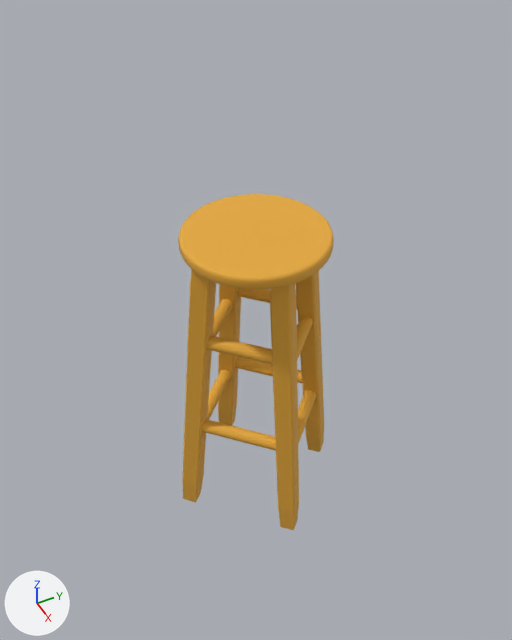
One commit to the Blender file models/stool.blend: the scene before it, then after it.
Camera for both pictures: a camera (50 mm lens) standing at (0.864, -0.432, 0.943) and looking at (-0.051, 0.026, 0.078). Every picture has the same lights, and +X, +Y and +Z are marked at lower left.
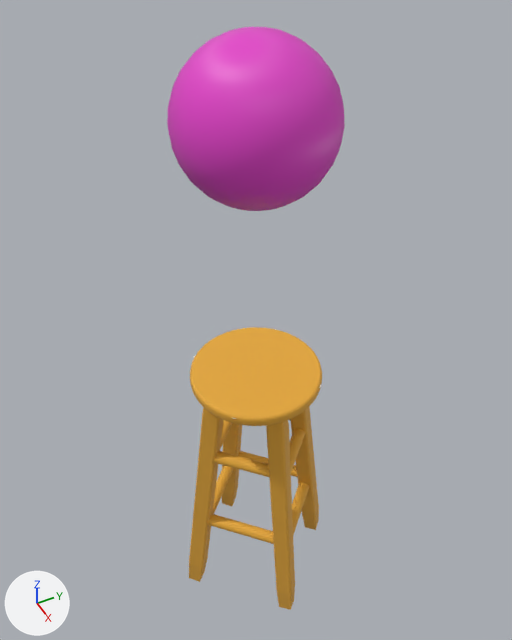
Commit message: stool with bouncing ball

The change, as a diff of the scene's bpy script:
```diff
--- a/models/stool.blend.py
+++ b/models/stool.blend.py
@@ me_plane @@
+me_plane.from_pydata([(-0.75, -0.75, 0.0), (0.75, -0.75, 0.0), (-0.75, 0.75, 0.0), (0.75, 0.75, 0.0), (-1.0, 0.0, 0.0), (0.0, -1.0, 0.0), (1.0, 0.0, 0.0), (0.0, 1.0, 0.0), (0.0, 0.0, 0.0)], [], [(8, 6, 3, 7), (4, 8, 7, 2), (0, 5, 8, 4), (5, 1, 6, 8)])
@@ ob_cylinder @@
 ob_cylinder = bpy.data.objects.new('Cylinder', me_cylinder)
-ob_cylinder.location = (0.0, 0.0, 0.3)
+ob_cylinder.location = (0.0, 0.0, -0.007)
 ob_cylinder.rotation_euler = (-3.142, 0.0, 0.0)  # degrees (-180, 0, 0)
@@ ob_cube @@
 ob_cube = bpy.data.objects.new('Cube', me_cube_001)
-ob_cube.location = (0.12, 0.0, 0.0)
-ob_cube.rotation_euler = (-3.072, -0.0698, -0.785)  # degrees (-176, -4, -45)
+ob_cube.location = (0.12, 0.0, -0.307)
+ob_cube.rotation_euler = (-3.054, -0.0873, -0.785)  # degrees (-175, -5, -45)
 ob_cube.scale = (0.035, 0.035, 0.6)
@@ ob_cube_001 @@
 ob_cube_001 = bpy.data.objects.new('Cube.001', me_cube_003)
-ob_cube_001.location = (-0.12, 0.0, 0.0)
-ob_cube_001.rotation_euler = (-3.211, 0.0698, -0.785)  # degrees (-184, 4, -45)
+ob_cube_001.location = (-0.12, 0.0, -0.307)
+ob_cube_001.rotation_euler = (-3.229, 0.0873, -0.785)  # degrees (-185, 5, -45)
 ob_cube_001.scale = (0.035, 0.035, 0.6)
@@ ob_cube_002 @@
 ob_cube_002 = bpy.data.objects.new('Cube.002', me_cube_004)
-ob_cube_002.location = (0.0, -0.12, 0.0)
-ob_cube_002.rotation_euler = (-3.211, -0.0698, -0.785)  # degrees (-184, -4, -45)
+ob_cube_002.location = (0.0, -0.12, -0.307)
+ob_cube_002.rotation_euler = (-3.229, -0.0873, -0.785)  # degrees (-185, -5, -45)
 ob_cube_002.scale = (0.035, 0.035, 0.6)
@@ ob_cube_003 @@
 ob_cube_003 = bpy.data.objects.new('Cube.003', me_cube_005)
-ob_cube_003.location = (0.0, 0.12, 0.0)
-ob_cube_003.rotation_euler = (-3.072, 0.0698, -0.785)  # degrees (-176, 4, -45)
+ob_cube_003.location = (0.0, 0.12, -0.307)
+ob_cube_003.rotation_euler = (-3.054, 0.0873, -0.785)  # degrees (-175, 5, -45)
 ob_cube_003.scale = (0.035, 0.035, 0.6)
@@ ob_cylinder_001 @@
 ob_cylinder_001 = bpy.data.objects.new('Cylinder.001', me_cylinder_001)
-ob_cylinder_001.location = (0.055, 0.055, 0.097)
+ob_cylinder_001.location = (0.065, 0.065, -0.413)
 ob_cylinder_001.rotation_euler = (1.571, 0.0, 0.785)  # degrees (90, 0, 45)
@@ ob_cylinder_002 @@
 ob_cylinder_002 = bpy.data.objects.new('Cylinder.002', me_cylinder_002)
-ob_cylinder_002.location = (-0.065, -0.065, -0.106)
+ob_cylinder_002.location = (-0.065, -0.065, -0.413)
 ob_cylinder_002.rotation_euler = (1.571, 0.0, 0.785)  # degrees (90, 0, 45)
@@ ob_cylinder_003 @@
 ob_cylinder_003 = bpy.data.objects.new('Cylinder.003', me_cylinder_003)
-ob_cylinder_003.location = (-0.055, -0.055, 0.097)
+ob_cylinder_003.location = (-0.055, -0.055, -0.21)
 ob_cylinder_003.rotation_euler = (1.571, 0.0, 0.785)  # degrees (90, 0, 45)
@@ ob_cylinder_004 @@
 ob_cylinder_004 = bpy.data.objects.new('Cylinder.004', me_cylinder_004)
-ob_cylinder_004.location = (0.065, 0.065, -0.106)
+ob_cylinder_004.location = (0.055, 0.055, -0.21)
 ob_cylinder_004.rotation_euler = (1.571, 0.0, 0.785)  # degrees (90, 0, 45)
@@ ob_cylinder_005 @@
 ob_cylinder_005 = bpy.data.objects.new('Cylinder.005', me_cylinder_005)
-ob_cylinder_005.location = (0.065, -0.065, -0.081)
+ob_cylinder_005.location = (0.065, -0.065, -0.388)
 ob_cylinder_005.rotation_euler = (1.571, 0.0, -0.785)  # degrees (90, 0, -45)
@@ ob_cylinder_006 @@
 ob_cylinder_006 = bpy.data.objects.new('Cylinder.006', me_cylinder_006)
-ob_cylinder_006.location = (-0.055, 0.055, 0.122)
+ob_cylinder_006.location = (-0.065, 0.065, -0.388)
 ob_cylinder_006.rotation_euler = (1.571, 0.0, -0.785)  # degrees (90, 0, -45)
@@ ob_cylinder_007 @@
 ob_cylinder_007 = bpy.data.objects.new('Cylinder.007', me_cylinder_007)
-ob_cylinder_007.location = (0.055, -0.055, 0.122)
+ob_cylinder_007.location = (0.055, -0.055, -0.184)
 ob_cylinder_007.rotation_euler = (1.571, 0.0, -0.785)  # degrees (90, 0, -45)
@@ ob_plane @@
+ob_plane = bpy.data.objects.new('Plane', me_plane)
+ob_plane.location = (0.0, 0.0, 0.0)
+ob_plane.scale = (0.12, 0.12, 1.0)
@@ ob_sphere @@
+ob_sphere = bpy.data.objects.new('Sphere', me_sphere)  # a UV sphere (32 segments, 16 rings, poles along z) spanning x -0.127..0.127, y -0.127..0.127, z -0.127..0.127; in mat_rubber (pink #e743cd)
+ob_sphere.location = (0.0, 0.0, 0.5)
```

Location of each change, [x1, y1, x2, y2] in pixels of the pictures (512 x 640 px):
'Sphere', added (pink)
    after: [167, 27, 345, 211]
'Cylinder', moved
    before: [178, 194, 334, 290]
    after: [190, 327, 322, 426]
'Cube', moved, turned
    before: [270, 283, 299, 530]
    after: [266, 420, 295, 610]
'Cube.002', moved, turned
    before: [182, 270, 216, 503]
    after: [189, 407, 224, 582]
'Cube.003', moved, turned
    before: [296, 271, 324, 452]
    after: [290, 407, 319, 530]
'Cube.001', moved, turned
    before: [218, 284, 241, 425]
    after: [222, 423, 242, 506]
'Cylinder.005', moved
    before: [202, 419, 276, 451]
    after: [208, 514, 274, 544]
'Cylinder.007', moved
    before: [207, 335, 272, 364]
    after: [214, 451, 270, 477]
'Cylinder.002', moved
    before: [207, 370, 231, 420]
    after: [213, 465, 234, 514]
'Cylinder.001', moved
    before: [297, 316, 313, 360]
    after: [292, 482, 309, 535]
'Cylinder.004', moved
    before: [298, 390, 316, 444]
    after: [289, 428, 305, 471]
'Cylinder.006', moved
    before: [237, 288, 297, 309]
    after: [238, 451, 297, 477]
'Cylinder.003', moved
    before: [213, 299, 233, 336]
    after: [220, 420, 233, 449]
'Plane', added
    after: [194, 329, 321, 419]
